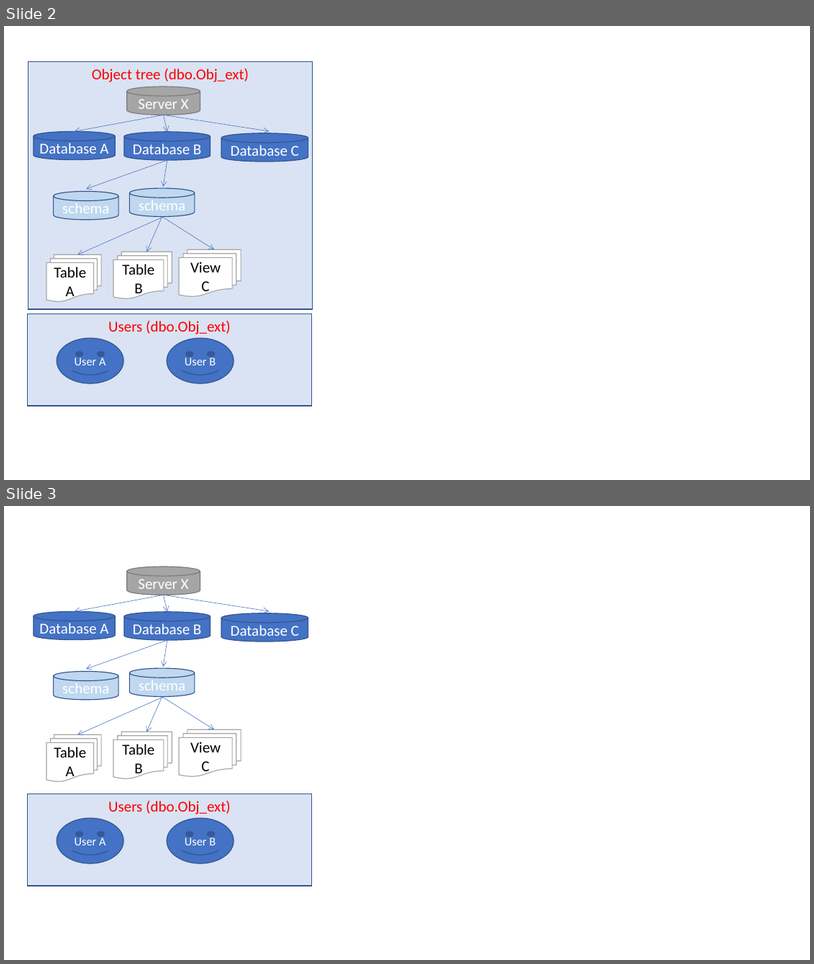
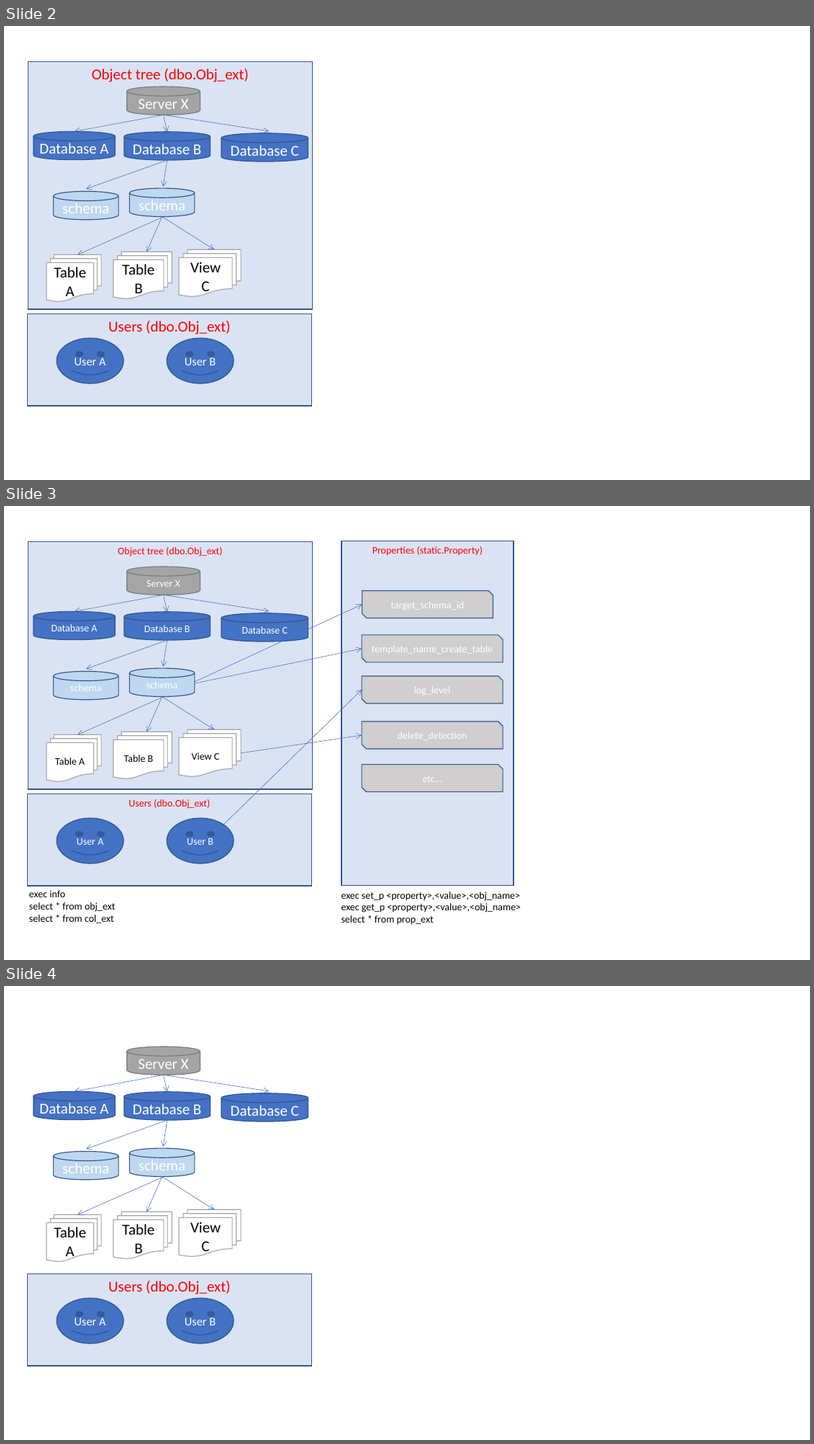
Before and after one commit to basvdberg/BETL, a slide deck: image/betl_overview.pptx. Shown one above the other, each under a label of ours: slides 2 and 3 before the commit, slides 2, 3 and 4 after it. The pictures are 814x964 and 814x1444 pixels, drawn with LibreOffice and Linux fonts; fonts in the diff are those of the drawing. Boxes give left, top, right and bottom in pixels: in the first picture for what was removed or moved away, otherwise in the second. Text is boxed around its words. In the diff, an @@ line names an element or a change of style, - is before the commit and + after.

```diff
--- a/image/betl_overview.pptx
+++ b/image/betl_overview.pptx
@@ slide 3 added at [4, 506, 810, 960], background #FFFFFF @@
@@ rectangle added at [28, 542, 313, 789], fill #DAE3F3, outline #325491 1 pt, 12 pt, text #FF0000 @@
+Object tree (dbo.Obj_ext)
@@ cylinder added at [127, 566, 200, 595], fill #A5A5A5, outline #7A7A7A 1 pt, 12 pt, text #FFFFFF @@
+Server X
@@ cylinder added at [34, 611, 116, 640], fill #4472C4, outline #325491 1 pt, 12 pt, text #FFFFFF @@
+Database A
@@ arrow added from (164, 595) to (74, 611), #4472C4 0.5 pt @@
@@ cylinder added at [124, 612, 211, 641], fill #4472C4, outline #325491 1 pt, 12 pt, text #FFFFFF @@
+Database B
@@ arrow added from (164, 595) to (167, 612), #4472C4 0.5 pt @@
@@ arrow added from (164, 595) to (269, 611), #4472C4 0.5 pt @@
@@ arrow added from (194, 682) to (362, 605), #4472C4 0.5 pt @@
@@ cylinder added at [221, 613, 309, 641], fill #4472C4, outline #325491 1 pt, 12 pt, text #FFFFFF @@
+Database C
@@ arrow added from (167, 641) to (86, 669), #4472C4 0.5 pt @@
@@ arrow added from (167, 641) to (163, 667), #4472C4 0.5 pt @@
@@ arrow added from (194, 683) to (362, 649), #4472C4 0.5 pt @@
@@ cylinder added at [54, 671, 119, 700], fill #BFD8EF, outline #325491 1 pt, 12 pt, text #FFFFFF @@
+schema
@@ cylinder added at [130, 668, 196, 697], fill #BFD8EF, outline #325491 1 pt, 12 pt, text #FFFFFF @@
+schema
@@ arrow added from (163, 698) to (78, 735), #4472C4 0.5 pt @@
@@ arrow added from (162, 697) to (147, 731), #4472C4 0.5 pt @@
@@ arrow added from (162, 697) to (214, 729), #4472C4 0.5 pt @@
@@ arrow added from (224, 825) to (362, 690), #4472C4 0.5 pt @@
@@ group added at [342, 541, 514, 885]: 5 snip diag rects, 1 rectangle @@
+Properties (static.Property)
+target_schema_id
+template_name_create_table
+log_level
+etc…
+delete_detection
@@ flow chart multidocument added at [46, 735, 101, 781], fill #FFFFFF, outline #A5A5A5 1 pt, 12 pt, text #000000 @@
+Table A
@@ flow chart multidocument added at [113, 731, 172, 778], fill #FFFFFF, outline #A5A5A5 1 pt, 12 pt, text #000000 @@
+Table B
@@ flow chart multidocument added at [179, 729, 241, 776], fill #FFFFFF, outline #A5A5A5 1 pt, 12 pt, text #000000 @@
+View C
@@ arrow added from (241, 753) to (362, 735), #4472C4 0.5 pt @@
@@ rectangle added at [28, 793, 312, 885], fill #DAE3F3, outline #325491 1 pt, 12 pt, text #FF0000 @@
+Users (dbo.Obj_ext)
@@ smiley face added at [57, 818, 124, 864], fill #4472C4, outline #325491 1 pt, 12 pt, text #FFFFFF @@
+User A
@@ smiley face added at [167, 818, 234, 864], fill #4472C4, outline #325491 1 pt, 12 pt, text #FFFFFF @@
+User B
@@ text added at [29, 890, 116, 923], 12 pt, text #000000 @@
+exec info
+select * from obj_ext
+select * from col_ext
@@ text added at [342, 891, 521, 924], 12 pt, text #000000 @@
+exec set_p <property>,<value>,<obj_name>
+exec get_p <property>,<value>,<obj_name>
+select * from prop_ext
@@ what was slide 3 is now slide 4 @@
```
Also in this commit, not shown: 4 other files.
